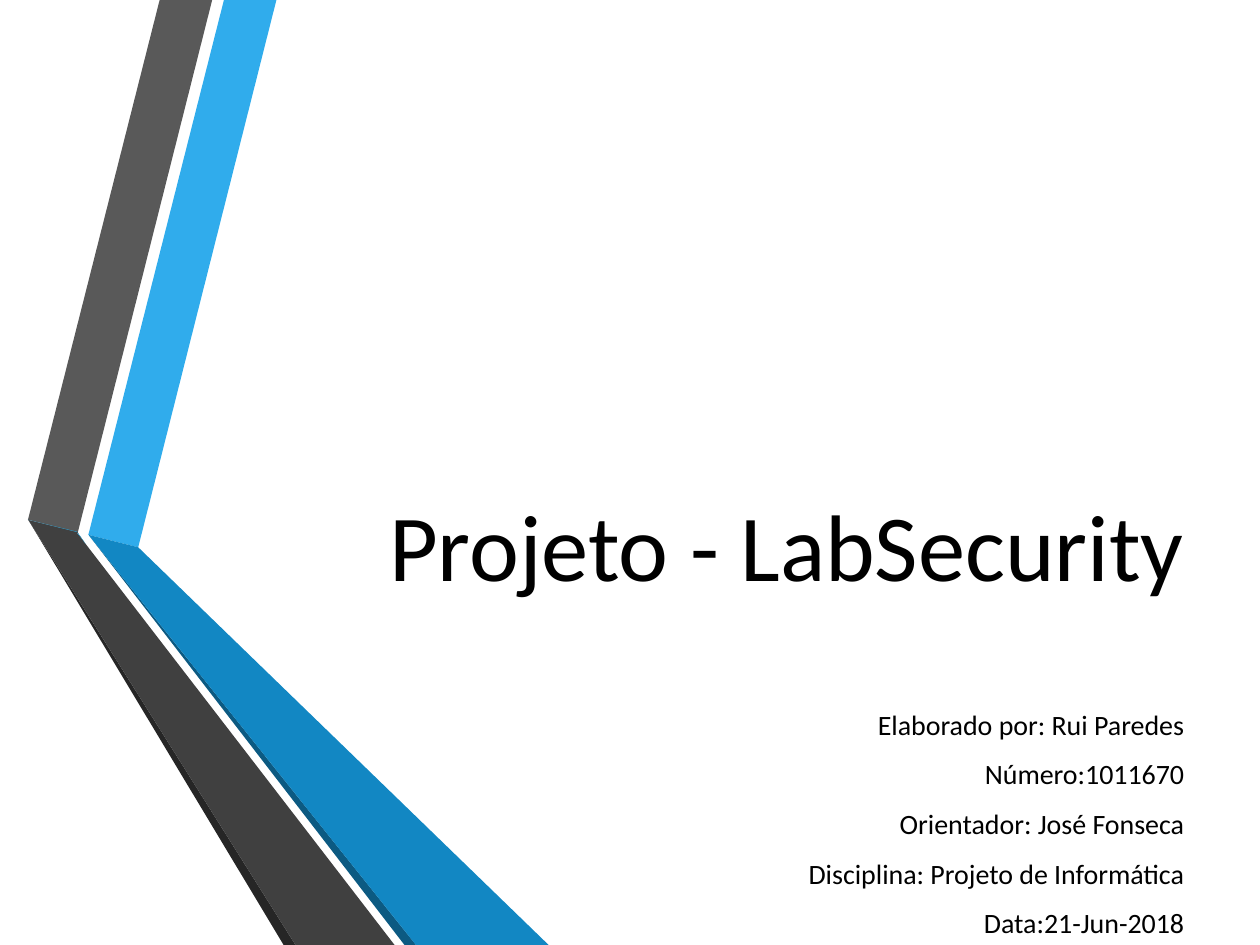
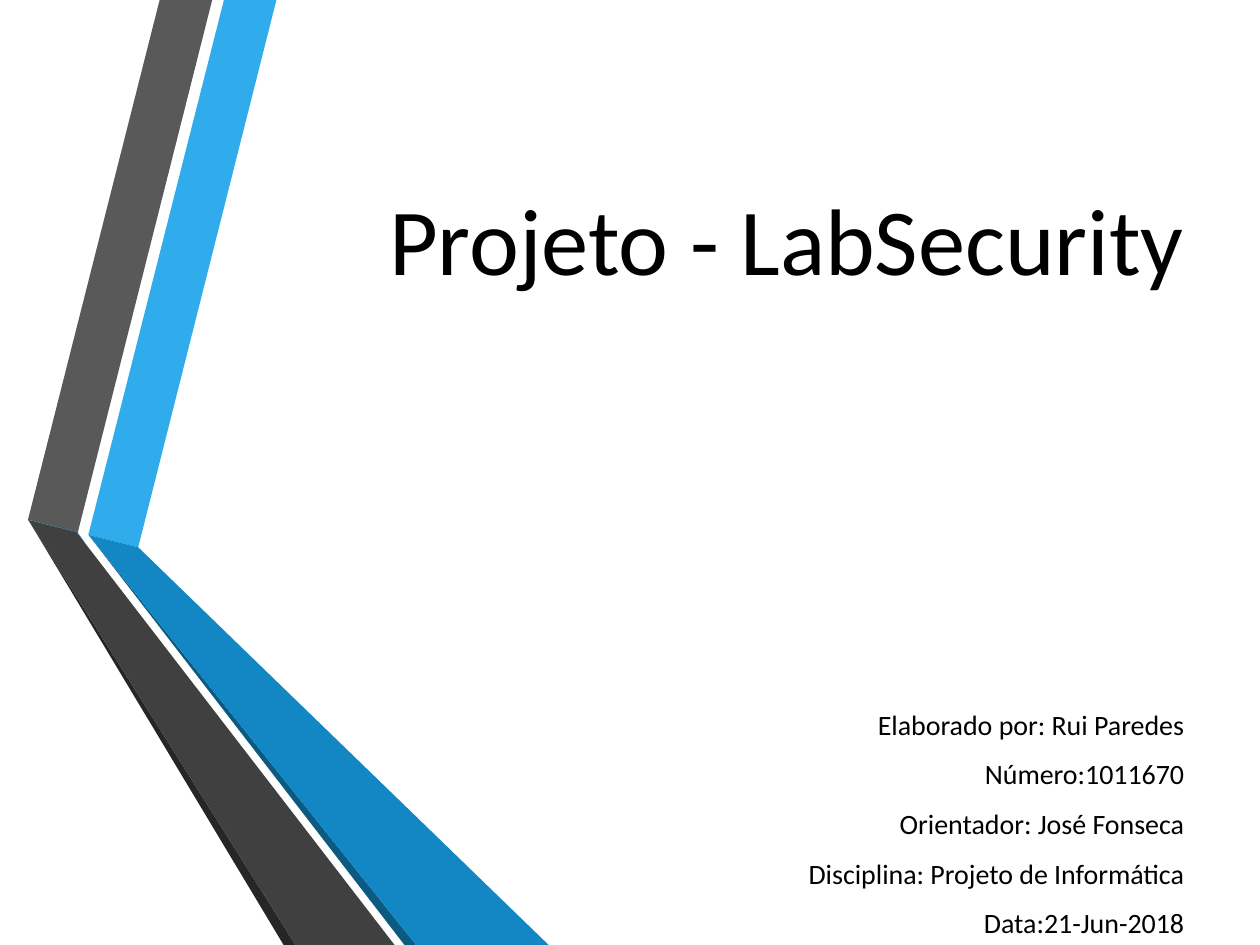
Before and after one commit to ruiparedes/ProjetoFinal, a slide deck: slide 1 of Documentos/Apresentacao Intermedia- Projeto - LabSecurity.pptx. Drawn at 1260x945 pixels with LibreOffice and Linux fonts; fonts in the diff are those of the drawing; background and template pictures are left out. Boxes give left, top, right and bottom in pixels: in the first picture for what was removed or moved away, otherwise in the second. Text is boxed around its words. In the diff, an @@ line names an element or a change of style, - is before the commit and + after.

```diff
--- a/Documentos/Apresentacao Intermedia- Projeto - LabSecurity.pptx
+++ b/Documentos/Apresentacao Intermedia- Projeto - LabSecurity.pptx
@@ title "Projeto - LabSecurity": place and size @@
-title "Projeto - LabSecurity" at [389,515,1183,598]
+title "Projeto - LabSecurity" at [389,209,1183,292]
```
Also in this commit, not shown: 4 other slides changed, 1 other file.
